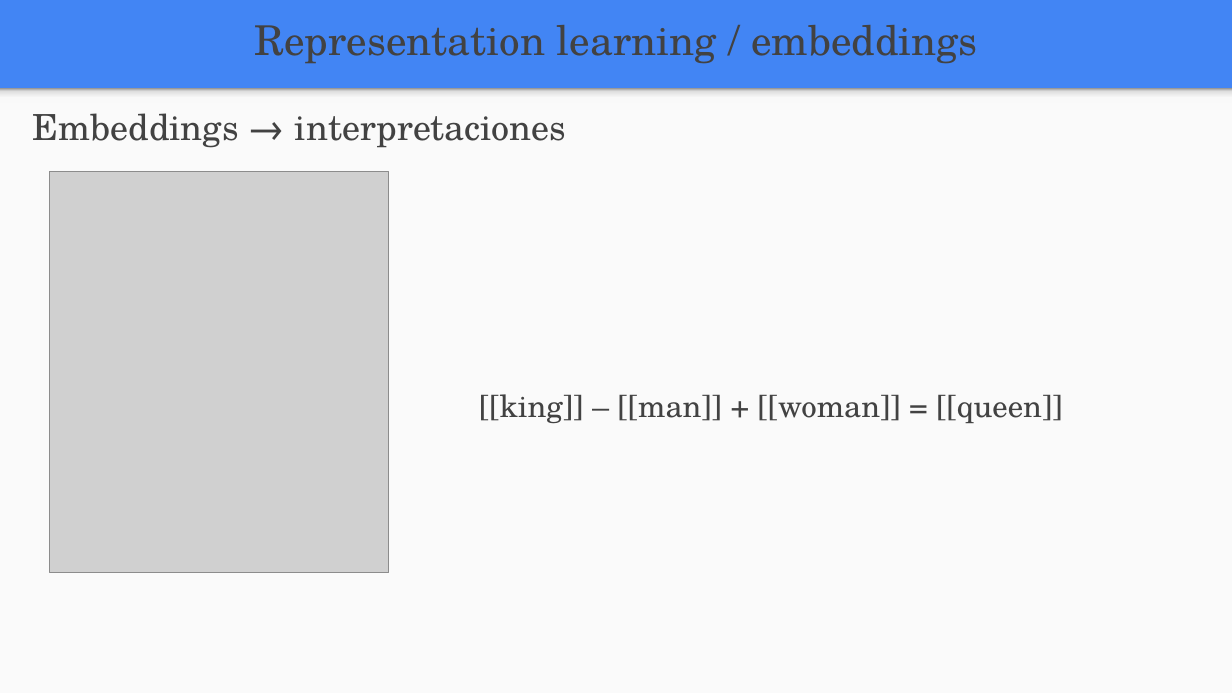
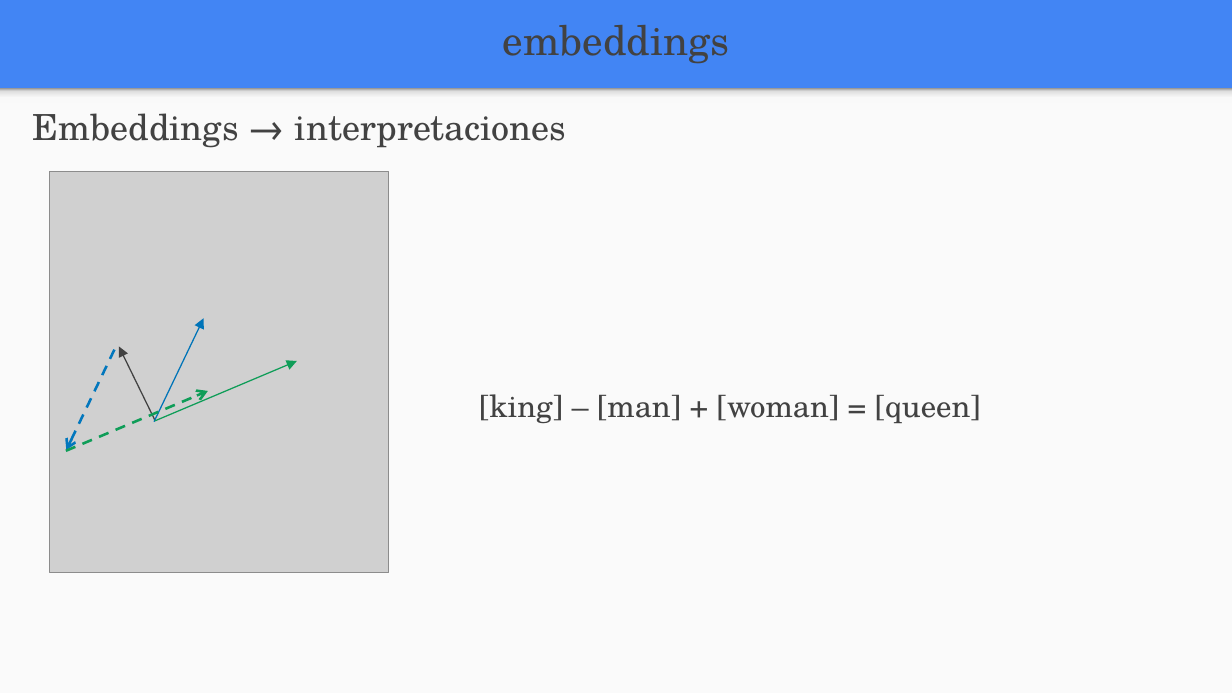
Before and after one commit to FIUBA-Posgrado-Inteligencia-Artificial/aprendizaje_profundo, a slide deck: slide 21 of clase_7/teoria/Clase_7.pptx (slide 20 before the commit). Drawn at 1232x693 pixels with LibreOffice and Linux fonts; fonts in the diff are those of the drawing; grey boxes stand for pictures. Boxes give left, top, right and bottom in pixels: in the first picture for what was removed or moved away, otherwise in the second. Text is boxed around its words. In the diff, an @@ line names an element or a change of style, - is before the commit and + after.

```diff
--- a/clase_7/teoria/Clase_7.pptx
+++ b/clase_7/teoria/Clase_7.pptx
@@ text at [503,25,730,64]: text changed @@
-Representation learning / embeddings
+embeddings
@@ arrow added from (154, 421) to (203, 318), #0075BB 0.75 pt @@
@@ arrow added from (116, 346) to (67, 450), #0277BD 1.5 pt dashed @@
@@ arrow added from (155, 420) to (120, 346), #424242 0.75 pt @@
@@ arrow added from (155, 421) to (297, 361), #0F9D58 0.75 pt @@
@@ arrow added from (65, 451) to (208, 391), #0F9D58 1.5 pt dashed @@
@@ text at [479,394,981,424]: text changed @@
-[[king]] – [[man]] + [[woman]] = [[queen]]
+[king] – [man] + [woman] = [queen]
```
Also in this commit, not shown: 12 other slides changed, 2 slides added, 6 other files.
